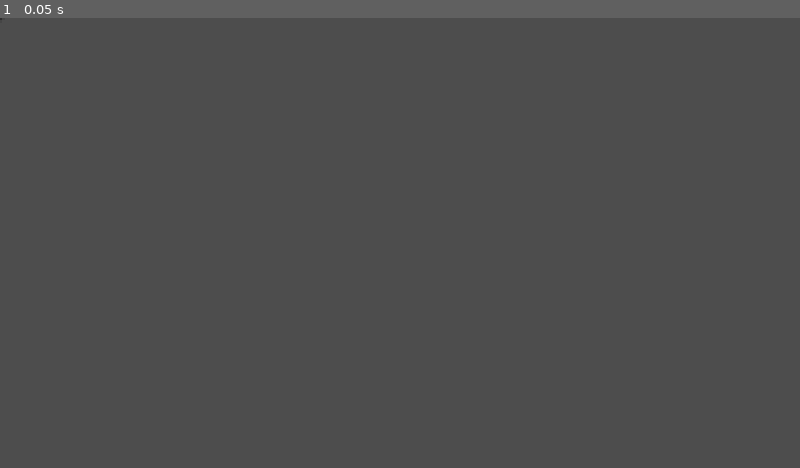
Above: before the commit, frame 1.
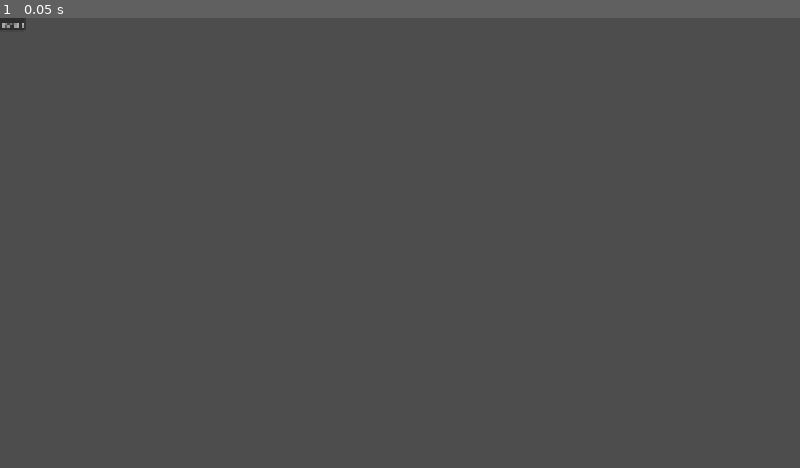
Above: after the commit, the same moment.

Repository: Orangechrisy/gmtk-game-jam-2026
Game: Godot game, scene res://Events/EventOptions/event_option_button.tscn
Two runs of this game, one before a commit and one after it. Both use one fixed random seed, a clock stepped at 60 frames per second and the inputs below. This scene is started directly instead of the project's main scene. The engine's default icon, where the game draws it, is replaced by a stand-in: a white triangle on a blue panel in a dark square.
Inputs:
- Up to frame 1 (0.05 s): no input

The runs differ from the first frame. In frame 1, less than 0.1% of the frame differs, in the area x 0-3%, y 0-3%.

Commit message:
portraits, event scene fitting, tooltip showing
added portraits, adjusted event scene to better fit things, got button tooltip working

Diff:
--- a/Events/EventOptions/eo_test_option.tres
+++ b/Events/EventOptions/eo_test_option.tres
@@ -13,6 +13,6 @@
 [resource]
 script = ExtResource("3_807sd")
 option_name = &"Test Option"
-option_desc = "Test"
+option_desc = "[p]Here's a few words:[/p][p][color=green]something good!superf good woaowo asog toato atoat[/color][/p][p][color=red]something bad![/color][/p]"
 success_effects = Array[ExtResource("2_ba27t")]([SubResource("Resource_f1m6l")])
 metadata/_custom_type_script = "uid://db3u1h61ikpph"
--- a/Events/EventOptions/event_option_button.gd
+++ b/Events/EventOptions/event_option_button.gd
@@ -28,3 +28,7 @@
 
 func _on_mouse_exited() -> void:
 	tooltip.visible = false
+
+
+func _on_pressed() -> void:
+	print("button pressed!")
--- a/Events/EventOptions/event_option_button.tscn
+++ b/Events/EventOptions/event_option_button.tscn
@@ -5,7 +5,9 @@
 [node name="EventOptionButton" type="Button" unique_id=417465851]
 offset_right = 8.0
 offset_bottom = 8.0
+text = "button"
 script = ExtResource("1_q5vtx")
 
 [connection signal="mouse_entered" from="." to="." method="_on_mouse_entered"]
 [connection signal="mouse_exited" from="." to="." method="_on_mouse_exited"]
+[connection signal="pressed" from="." to="." method="_on_pressed"]
--- a/Events/EventOptions/options_tooltip.gd
+++ b/Events/EventOptions/options_tooltip.gd
@@ -1,17 +1,14 @@
 extends Control
 
-@export var texture: Texture2D
-@export var desc: StringName
-@export var success: StringName
-@export var failure: StringName
+@export var OFFSET: Vector2
 
-func set_values(description: StringName, success_outcome: Array[EventEffect], failure_outcome: Array[EventEffect]):
-	desc = description
-	set_outcome_text(success_outcome, failure_outcome)
+func set_values(desc: StringName, success_outcome: Array[EventEffect], failure_outcome: Array[EventEffect]):
+	%OptionDescription.text = desc
+	#set_outcome_text(success_outcome, failure_outcome)
 
 func set_outcome_text(successes: Array[EventEffect], failures: Array[EventEffect]):
-	success = ""
-	failure = ""
+	#%SuccessEffect.text = "succ\n"
+	#%FailureEffect.text = "fail\n"
 	for succ in successes:
 		pass
 		# TODO: set up EventEffect get function to get text nice there
@@ -19,3 +16,7 @@
 	for fail in failures:
 		pass
 		# TODO: same here
+
+func _process(delta: float) -> void:
+	if visible:
+		position = get_global_mouse_position() + OFFSET
--- a/Events/EventOptions/options_tooltip.tscn
+++ b/Events/EventOptions/options_tooltip.tscn
@@ -3,33 +3,42 @@
 [ext_resource type="Script" uid="uid://bq311dn3ooc1b" path="res://Events/EventOptions/options_tooltip.gd" id="1_adssf"]
 
 [node name="OptionsTooltip" type="Control" unique_id=261198937]
+visible = false
 layout_mode = 3
 anchors_preset = 15
 anchor_right = 1.0
 anchor_bottom = 1.0
 grow_horizontal = 2
 grow_vertical = 2
+mouse_filter = 2
 script = ExtResource("1_adssf")
+OFFSET = Vector2(25, 5)
 
 [node name="PanelContainer" type="PanelContainer" parent="." unique_id=1806888856]
 layout_mode = 0
 offset_right = 40.0
 offset_bottom = 40.0
 
-[node name="TextureRect" type="TextureRect" parent="PanelContainer" unique_id=845781904]
-layout_mode = 2
-
 [node name="MarginContainer" type="MarginContainer" parent="PanelContainer" unique_id=364648170]
 layout_mode = 2
 
 [node name="VBoxContainer" type="VBoxContainer" parent="PanelContainer/MarginContainer" unique_id=395643780]
 layout_mode = 2
+theme_override_constants/separation = 0
 
 [node name="OptionDescription" type="RichTextLabel" parent="PanelContainer/MarginContainer/VBoxContainer" unique_id=1132878829]
+unique_name_in_owner = true
+custom_maximum_size = Vector2(250, -1)
 layout_mode = 2
+bbcode_enabled = true
+fit_content = true
 
 [node name="SuccessEffect" type="RichTextLabel" parent="PanelContainer/MarginContainer/VBoxContainer" unique_id=296027316]
+unique_name_in_owner = true
 layout_mode = 2
+fit_content = true
 
 [node name="FailureEffect" type="RichTextLabel" parent="PanelContainer/MarginContainer/VBoxContainer" unique_id=1908653324]
+unique_name_in_owner = true
 layout_mode = 2
+fit_content = true
--- a/Events/MapEvents/event_scene.gd
+++ b/Events/MapEvents/event_scene.gd
@@ -22,4 +22,4 @@
 func set_dialogue(dialogue_strings: Array[String]):
 	%Description.text = ""
 	for line in dialogue_strings:
-		%Description.text += line + '/n'
+		%Description.text += line + '\n'
--- a/Events/MapEvents/event_scene.tscn
+++ b/Events/MapEvents/event_scene.tscn
@@ -1,8 +1,10 @@
 [gd_scene format=3 uid="uid://dxd0a1wsh1fpq"]
 
 [ext_resource type="Script" uid="uid://cg6eb32fs7qab" path="res://Events/MapEvents/event_scene.gd" id="1_qshbi"]
-[ext_resource type="Texture2D" uid="uid://cd44h1y4ssfat" path="res://icon.svg" id="1_ug82v"]
+[ext_resource type="Texture2D" uid="uid://d0tp7oprp4mbt" path="res://Assets/PORTRAIT_common_dude_1.png" id="2_086s4"]
 [ext_resource type="PackedScene" uid="uid://4yyww0bjv0og" path="res://Events/EventOptions/options_tooltip.tscn" id="3_086s4"]
+
+[sub_resource type="StyleBoxEmpty" id="StyleBoxEmpty_g4v7s"]
 
 [node name="EventScene" type="Control" unique_id=1552972099]
 z_index = 5
@@ -21,7 +23,6 @@
 script = ExtResource("1_qshbi")
 
 [node name="CenterContainer" type="CenterContainer" parent="." unique_id=1859437871]
-custom_maximum_size = Vector2(900, 400)
 layout_mode = 1
 anchors_preset = 8
 anchor_left = 0.5
@@ -51,55 +52,62 @@
 autowrap_mode = 2
 horizontal_alignment = 1
 
-[node name="PanelContainer2" type="PanelContainer" parent="CenterContainer/VBoxContainer" unique_id=1534425131]
-custom_minimum_size = Vector2(500, 300)
+[node name="PanelContainer2" type="PanelContainer" parent="CenterContainer/VBoxContainer" unique_id=929177062]
+layout_mode = 2
+theme_override_styles/panel = SubResource("StyleBoxEmpty_g4v7s")
+
+[node name="MarginContainer" type="MarginContainer" parent="CenterContainer/VBoxContainer/PanelContainer2" unique_id=1100434938]
+layout_mode = 2
+theme_override_constants/margin_left = 20
+theme_override_constants/margin_top = 20
+theme_override_constants/margin_right = 20
+theme_override_constants/margin_bottom = 20
+
+[node name="HBoxContainer" type="HBoxContainer" parent="CenterContainer/VBoxContainer/PanelContainer2/MarginContainer" unique_id=1811618000]
 layout_mode = 2
 
-[node name="HBoxContainer" type="HBoxContainer" parent="CenterContainer/VBoxContainer/PanelContainer2" unique_id=1811618000]
+[node name="Portrait" type="TextureRect" parent="CenterContainer/VBoxContainer/PanelContainer2/MarginContainer/HBoxContainer" unique_id=2046719252]
+unique_name_in_owner = true
 layout_mode = 2
+texture = ExtResource("2_086s4")
+stretch_mode = 2
 
-[node name="Portrait" type="TextureRect" parent="CenterContainer/VBoxContainer/PanelContainer2/HBoxContainer" unique_id=2046719252]
-unique_name_in_owner = true
-custom_maximum_size = Vector2(250, -1)
-layout_mode = 2
-texture = ExtResource("1_ug82v")
-expand_mode = 2
-
-[node name="VBoxContainer" type="VBoxContainer" parent="CenterContainer/VBoxContainer/PanelContainer2/HBoxContainer" unique_id=535706079]
-custom_minimum_size = Vector2(650, 0)
-custom_maximum_size = Vector2(650, -1)
+[node name="VBoxContainer" type="VBoxContainer" parent="CenterContainer/VBoxContainer/PanelContainer2/MarginContainer/HBoxContainer" unique_id=535706079]
 layout_mode = 2
 size_flags_horizontal = 3
 
-[node name="PanelContainer" type="PanelContainer" parent="CenterContainer/VBoxContainer/PanelContainer2/HBoxContainer/VBoxContainer" unique_id=898216938]
-custom_minimum_size = Vector2(0, 50)
+[node name="PanelContainer" type="PanelContainer" parent="CenterContainer/VBoxContainer/PanelContainer2/MarginContainer/HBoxContainer/VBoxContainer" unique_id=898216938]
+custom_minimum_size = Vector2(750, 50)
 layout_mode = 2
 
-[node name="CharacterName" type="RichTextLabel" parent="CenterContainer/VBoxContainer/PanelContainer2/HBoxContainer/VBoxContainer/PanelContainer" unique_id=2136102427]
+[node name="CharacterName" type="RichTextLabel" parent="CenterContainer/VBoxContainer/PanelContainer2/MarginContainer/HBoxContainer/VBoxContainer/PanelContainer" unique_id=2136102427]
 unique_name_in_owner = true
 layout_mode = 2
 text = "Name"
 fit_content = true
 vertical_alignment = 1
 
-[node name="PanelContainer2" type="PanelContainer" parent="CenterContainer/VBoxContainer/PanelContainer2/HBoxContainer/VBoxContainer" unique_id=725863787]
+[node name="PanelContainer2" type="PanelContainer" parent="CenterContainer/VBoxContainer/PanelContainer2/MarginContainer/HBoxContainer/VBoxContainer" unique_id=725863787]
 layout_mode = 2
 size_flags_vertical = 3
 
-[node name="Description" type="RichTextLabel" parent="CenterContainer/VBoxContainer/PanelContainer2/HBoxContainer/VBoxContainer/PanelContainer2" unique_id=1101498113]
+[node name="Description" type="RichTextLabel" parent="CenterContainer/VBoxContainer/PanelContainer2/MarginContainer/HBoxContainer/VBoxContainer/PanelContainer2" unique_id=1101498113]
 unique_name_in_owner = true
 layout_mode = 2
 text = "Description"
 fit_content = true
 
-[node name="PanelContainer3" type="PanelContainer" parent="CenterContainer/VBoxContainer/PanelContainer2/HBoxContainer/VBoxContainer" unique_id=1812871839]
+[node name="PanelContainer3" type="PanelContainer" parent="CenterContainer/VBoxContainer/PanelContainer2/MarginContainer/HBoxContainer/VBoxContainer" unique_id=1812871839]
 custom_minimum_size = Vector2(0, 70)
 custom_maximum_size = Vector2(-1, 70)
 layout_mode = 2
 
-[node name="Options" type="HBoxContainer" parent="CenterContainer/VBoxContainer/PanelContainer2/HBoxContainer/VBoxContainer/PanelContainer3" unique_id=1717400536]
+[node name="Options" type="HBoxContainer" parent="CenterContainer/VBoxContainer/PanelContainer2/MarginContainer/HBoxContainer/VBoxContainer/PanelContainer3" unique_id=1717400536]
 unique_name_in_owner = true
 layout_mode = 2
 
 [node name="OptionsTooltip" parent="." unique_id=261198937 instance=ExtResource("3_086s4")]
 layout_mode = 1
+offset_left = -1.0
+offset_right = -1.0
+mouse_filter = 2
--- a/Events/MapEvents/test_map_event.tres
+++ b/Events/MapEvents/test_map_event.tres
@@ -4,10 +4,13 @@
 [ext_resource type="Script" uid="uid://5jgxt4qdei0u" path="res://Events/event_condition.gd" id="1_ycg6t"]
 [ext_resource type="Script" uid="uid://cipcjs28d1y2n" path="res://Events/map_event.gd" id="2_unhim"]
 [ext_resource type="Resource" uid="uid://dgoh6t7wpr2iu" path="res://Events/EventOptions/eo_test_option.tres" id="3_pupgl"]
+[ext_resource type="Texture2D" uid="uid://c23kc8756wrkf" path="res://Assets/PORTRAIT_party_guy.png" id="4_pupgl"]
 
 [resource]
 script = ExtResource("2_unhim")
 event_name = &"Test Event"
+portrait = ExtResource("4_pupgl")
+character_name = &"party guy"
 dialogue = Array[String](["this is a test event", "it has, test things"])
 options = Array[ExtResource("1_dqkqt")]([ExtResource("3_pupgl")])
 metadata/_custom_type_script = "uid://cipcjs28d1y2n"
--- a/Events/event_option.gd
+++ b/Events/event_option.gd
@@ -3,7 +3,7 @@
 
 # Variables
 @export var option_name: StringName = ""
-@export var option_desc: String = ""
+@export_multiline var option_desc: String = ""
 @export var conditions: Array[EventCondition]
 @export var success_odds: float = 1 # TODO: Add way to alter this?
 
--- a/Events/map_event.gd
+++ b/Events/map_event.gd
@@ -4,6 +4,7 @@
 
 # Variables
 @export var event_name: StringName = ""
+## Dimensions are 368 x 512
 @export var portrait: Texture2D
 @export var character_name: StringName = ""
 @export var dialogue: Array[String] # TODO: Replace with something
--- a/project.godot
+++ b/project.godot
@@ -29,6 +29,11 @@
 window/stretch/mode="canvas_items"
 window/stretch/aspect="expand"
 
+[gui]
+
+timers/tooltip_delay_sec=0.0
+timers/tooltip_delay_sec.editor_hint=0.2
+
 [physics]
 
 3d/physics_engine="Jolt Physics"
@@ -39,3 +44,4 @@
 rendering_device/driver.windows="d3d12"
 renderer/rendering_method="gl_compatibility"
 renderer/rendering_method.mobile="gl_compatibility"
+2d/snap/snap_2d_transforms_to_pixel=true
Binary file added: Assets/PORTRAIT_common_dude_1.png
Not shown, added: Assets/PORTRAIT_common_dude_1.png.import
Binary file added: Assets/PORTRAIT_duchess.png
Not shown, added: Assets/PORTRAIT_duchess.png.import
Binary file added: Assets/PORTRAIT_general.png
Not shown, added: Assets/PORTRAIT_general.png.import
Binary file added: Assets/PORTRAIT_party_guy.png
Not shown, added: Assets/PORTRAIT_party_guy.png.import
Binary file added: Assets/PORTRAIT_radical.png
Not shown, added: Assets/PORTRAIT_radical.png.import
Binary file added: Assets/PORTRAIT_spymaster.png
Not shown, added: Assets/PORTRAIT_spymaster.png.import
